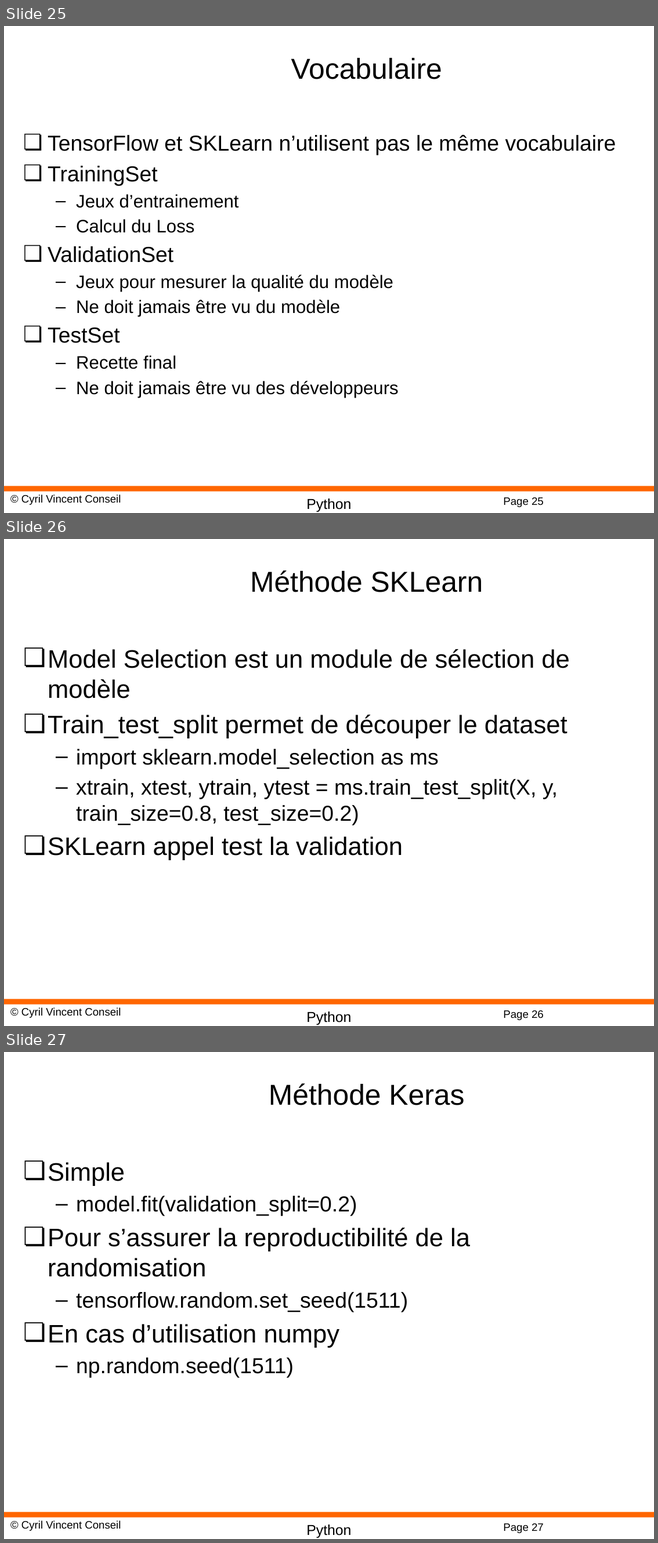
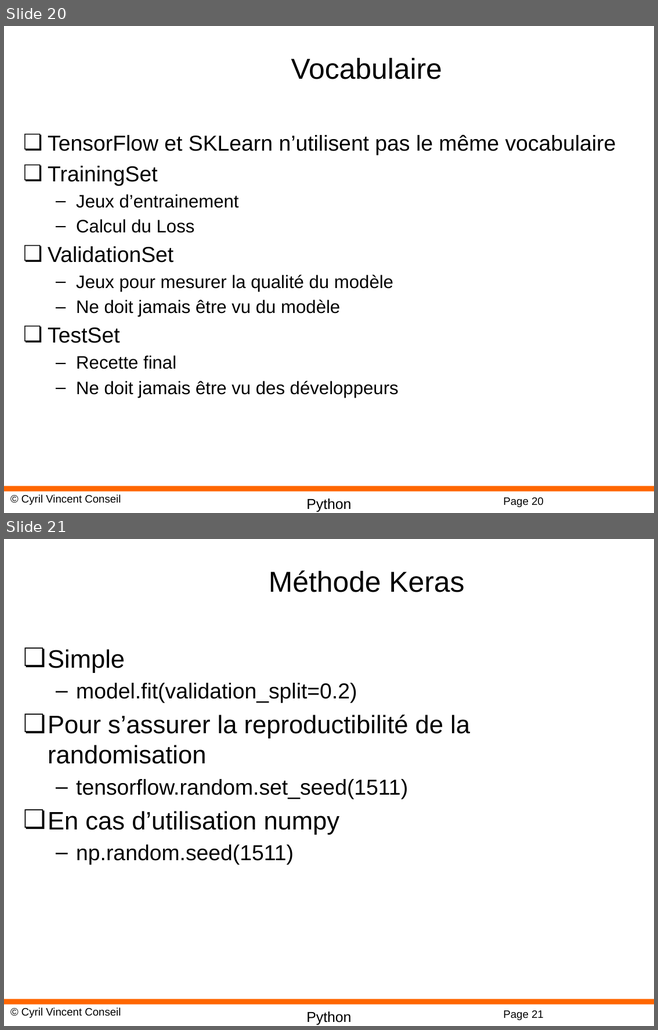
Before and after one commit to cyrilvincent/ML, a slide deck: PPT/DeepLearning09-Keras.pptx. Shown one above the other, each under a label of ours: slides 25, 26 and 27 before the commit, slides 20 and 21 after it. The pictures are 658x1543 and 658x1030 pixels, drawn with LibreOffice and Linux fonts; fonts in the diff are those of the drawing; background and template pictures are left out. Boxes give left, top, right and bottom in pixels: in the first picture for what was removed or moved away, otherwise in the second. Text is boxed around its words. In the diff, an @@ line names an element or a change of style, - is before the commit and + after.

```diff
--- a/PPT/DeepLearning09-Keras.pptx
+++ b/PPT/DeepLearning09-Keras.pptx
@@ slide 26 removed at (4,539,654,1026), background #FFFFFF; not listed: 4 template elements that a slide beside it also shows @@
@@ title removed at (250,570,483,592) @@
-Méthode SKLearn
@@ text removed at (48,649,569,860) @@
-❏ Model Selection est un module de sélection de modèle
-❏ Train_test_split permet de découper le dataset
-  – import sklearn.model_selection as ms
-  – xtrain, xtest, ytrain, ytest = ms.train_test_split(X, y, train_size=0.8, test_size=0.2)
-❏ SKLearn appel test la validation
@@ what was slide 25 is now slide 20 @@
@@ page number at (503,498,543,507): text changed @@
-Page 25
+Page 20
@@ what was slide 27 is now slide 21 @@
@@ page number at (503,1011,543,1020): text changed @@
-Page 27
+Page 21
```
Also in this commit, not shown: 2 slides changed, 17 other slides removed, 3 other files.
